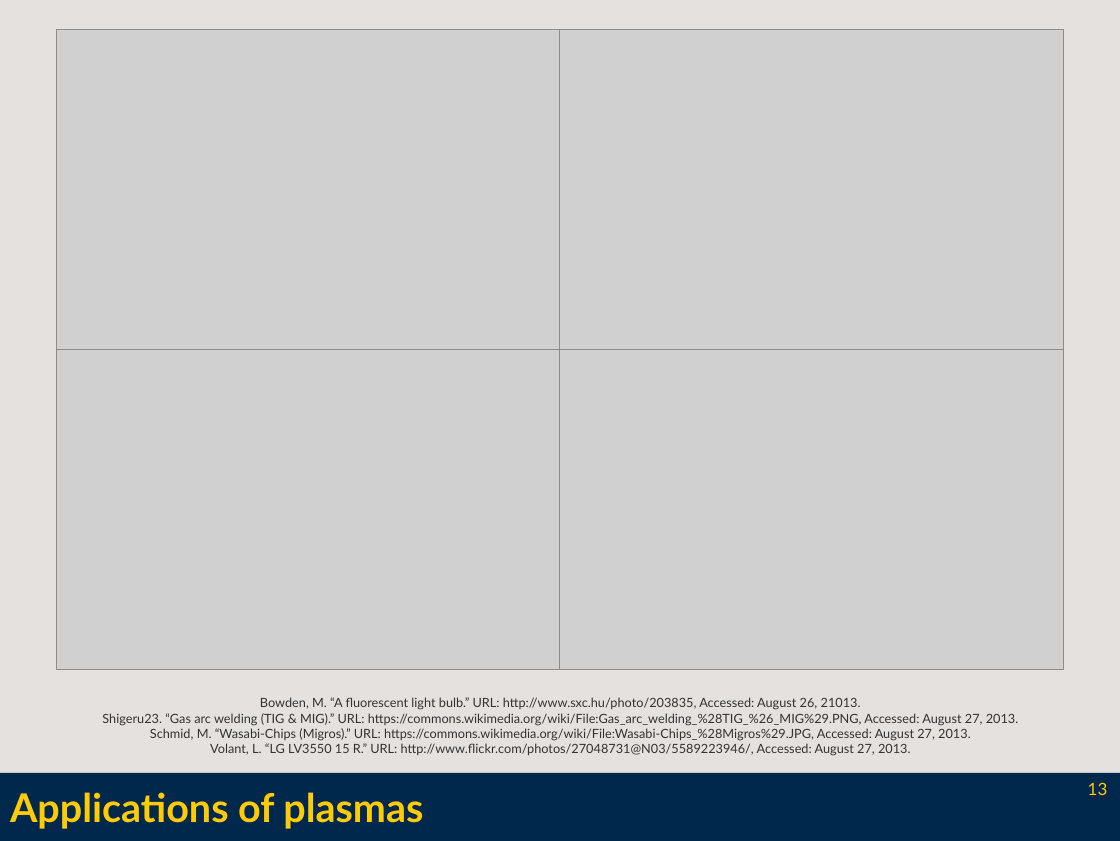
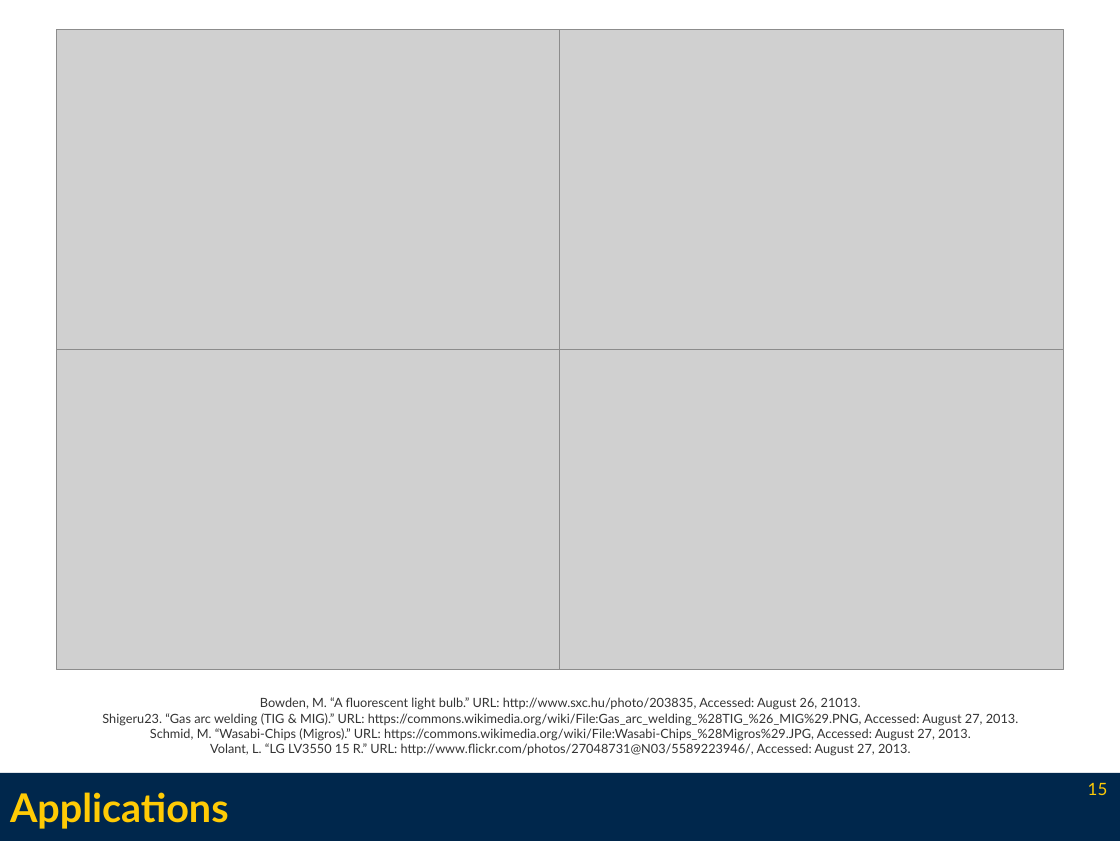
Before and after one commit to l3enny/dissertation, a slide deck: slide 15 of defense/presentation.odp (slide 13 before the commit). Drawn at 1120x841 pixels with LibreOffice and Linux fonts; fonts in the diff are those of the drawing; grey boxes stand for pictures. Boxes give left, top, right and bottom in pixels: in the first picture for what was removed or moved away, otherwise in the second. Text is boxed around its words. In the diff, an @@ line names an element or a change of style, - is before the commit and + after.

```diff
--- a/defense/presentation.odp
+++ b/defense/presentation.odp
@@ background #E4E1DF to #FFFFFF @@
@@ title at (10,792,229,829): text changed @@
-Applications of plasmas
+Applications
@@ page number at (1088,783,1108,795): text changed @@
-13
+15
```
Also in this commit, not shown: 16 other slides changed, 23 slides added, 2 slides removed, 13 other files.
